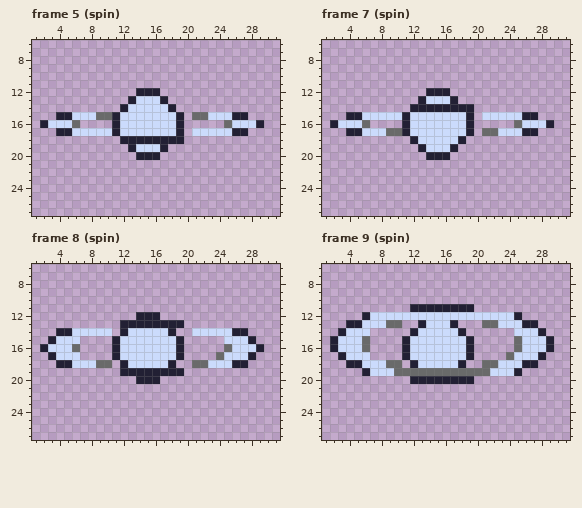
Pixel-art file, stored at src/assets/enemies/neutron/neutron.aseprite. This is how it looked before the edit.
32x32 pixels, 10 frames. Shown: frame 5 (spin): x 1..31, y 6..27; frame 7 (spin): x 1..31, y 6..27; frame 8 (spin): x 1..31, y 6..27; frame 9 (spin): x 1..31, y 6..27. The commit also changed other frames, which this record leaves out.
Now the later version:
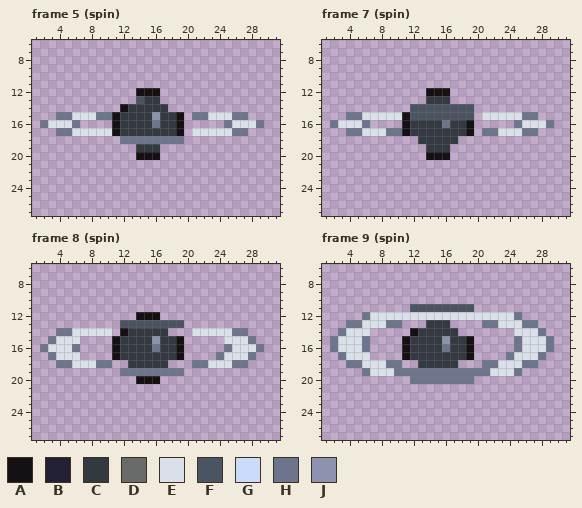
Palette (. is transparent): A #141013  B #222034  C #333941  D #696a6a  E #dae0ea  F #4a5462  G #cbdbfc  H #6d758d  J #8b93af
Changes in this commit:
--- frame 5 (spin), layers "axis", "circle"
@@ x 1..31 @@
 11 ...............................
-12 .............BBB...............
-13 ............BGGGB..............
-14 ...........BGGGGGB.............
-15 ...BBGGGDDBGGGGGGGB.DDGGGBB....
-16 .BGGGD....BGGGGGGGB.....DGGGB..
-17 ...BBGGGGGBGGGGGGGB.GGGGGBB....
-18 ...........BBBBBBBB............
-19 ............BGGGB..............
-20 .............BBB...............
+12 .............AAA...............
+13 .............FCC...............
+14 ...........ACCCCC..............
+15 ...HHEEEHHACCCCJCCA.HHEEEHH....
+16 .HEEEH....ACCCCHCCA.....HEEEH..
+17 ...HHEEEEEACCCCCCCA.EEEEEHH....
+18 ...........HHHHHHHH............
+19 .............CCC...............
+20 .............AAA...............
 21 ...............................
--- frame 7 (spin), layers "axis", "circle"
@@ x 1..31 @@
 11 ...............................
-12 .............BBB...............
-13 ............BGGGB..............
-14 ...........BBBBBBBB............
-15 ...BBGGGGGBGGGGGGGB.GGGGGBB....
-16 .BGGGD....BGGGGGGGB.....DGGGB..
-17 ...BBGGGDDBGGGGGGGB.DDGGGBB....
-18 ...........BGGGGGB.............
-19 ............BGGGB..............
-20 .............BBB...............
+12 .............AAA...............
+13 .............CCC...............
+14 ...........FFFFFFFF............
+15 ...HHEEEEEAFFFFFFFF.EEEEEHH....
+16 .HEEEH....ACCCCHCCA.....HEEEH..
+17 ...HHEEEHHACCCCCCCA.HHEEEHH....
+18 ............CCCCC..............
+19 .............CCC...............
+20 .............AAA...............
 21 ...............................
--- frame 8 (spin), layers "axis", "circle"
@@ x 1..31 @@
 11 ...............................
-12 .............BBB...............
-13 ...........BBBBBBBB............
-14 ...BBGGGGG.BGGGGGB..GGGGGBB....
-15 ..BGGG....BGGGGGGGB.....GGGB...
-16 .BGGGD....BGGGGGGGB.....DGGGB..
-17 ..BGGG....BGGGGGGGB....DGGGB...
-18 ...BBGGGDD.BGGGGGB..DDGGGBB....
-19 ...........BBBBBBBB............
-20 .............BBB...............
+12 .............AAA...............
+13 ...........FFFFFFFF............
+14 ...HHEEEEE.ACCCCC...EEEEEHH....
+15 ..HEEE....ACCCCJCCA.....EEEH...
+16 .HEEEH....ACCCCHCCA.....HEEEH..
+17 ..HEEE....ACCCCCCCA....HEEEH...
+18 ...HHEEEHH..CCCCC...HHEEEHH....
+19 ...........HHHHHHHH............
+20 .............AAA...............
 21 ...............................
--- frame 9 (spin), layers "axis", "circle"
@@ x 1..31 @@
 10 ...............................
-11 ...........BBBBBBBB............
-12 .....BGGGGGGGGGGGGGGGGGGB......
-13 ...BBGGGDD..BGGGB...DDGGGBB....
-14 ..BGGG.....BGGGGGB......GGGB...
-15 .BGGGD....BGGGGGGGB.....DGGGB..
-16 .BGGGD....BGGGGGGGB.....DGGGB..
-17 ..BGGG....BGGGGGGGB....DGGGB...
-18 ...BBGGGDD.BGGGGGB..DDGGGBB....
-19 .....BGGGDDDDDDDDDDDDGGGB......
-20 ...........BBBBBBBB............
+11 ...........FFFFFFFF............
+12 .....HEEEEEEEEEEEEEEEEEEH......
+13 ...HHEEEHH...CCC....HHEEEHH....
+14 ..HEEE.....ACCCCC.......EEEH...
+15 .HEEEH....ACCCCJCCA.....HEEEH..
+16 .HEEEH....ACCCCHCCA.....HEEEH..
+17 ..HEEE....ACCCCCCCA....HEEEH...
+18 ...HHEEEHH..CCCCC...HHEEEHH....
+19 .....HEEEHHHHHHHHHHHHEEEH......
+20 ...........HHHHHHHH............
 21 ...............................
Pixel boxes of the changes (left, top, right, bottom) in both pictures:
changed: (40, 88, 264, 160)
changed: (330, 88, 554, 160)
changed: (40, 312, 264, 384)
changed: (330, 304, 554, 384)
